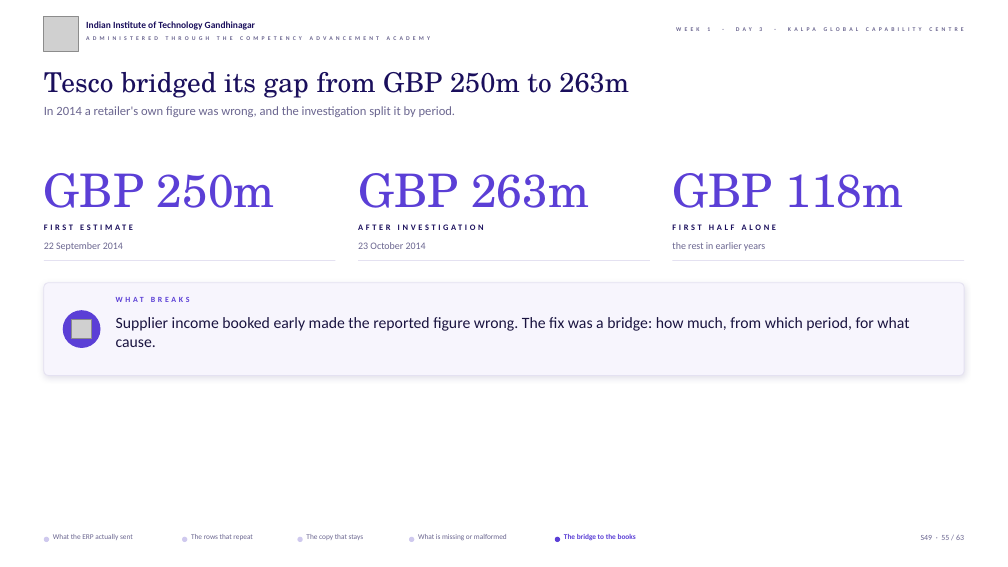
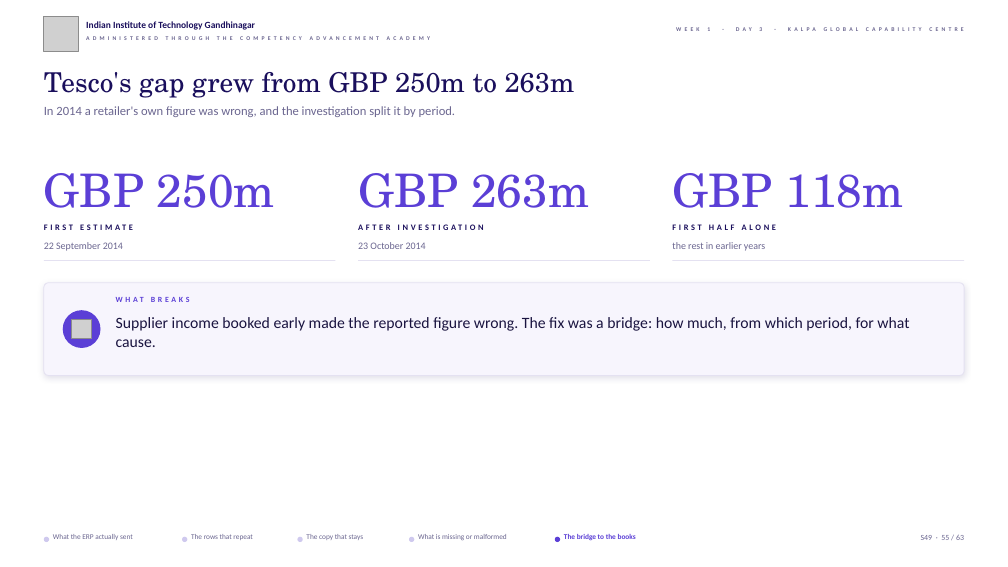
Before and after one commit to fde-academy-lab/c2-content-factory, a slide deck: slide 55 of content/W01/D3/slides/C2_W01_D03_half1_STUDENT.pptx. Drawn at 1008x567 pixels with LibreOffice and Linux fonts; fonts in the diff are those of the drawing; grey boxes stand for pictures; background and template pictures are left out. Boxes give left, top, right and bottom in pixels: in the first picture for what was removed or moved away, otherwise in the second. Text is boxed around its words. In the diff, an @@ line names an element or a change of style, - is before the commit and + after.

```diff
--- a/content/W01/D3/slides/C2_W01_D03_half1_STUDENT.pptx
+++ b/content/W01/D3/slides/C2_W01_D03_half1_STUDENT.pptx
@@ text at (x1=44, y1=72, x2=575, y2=98): text changed @@
-Tesco bridged its gap from GBP 250m to 263m
+Tesco's gap grew from GBP 250m to 263m
```
Also in this commit, not shown: 2 other slides changed, 18 other files.
